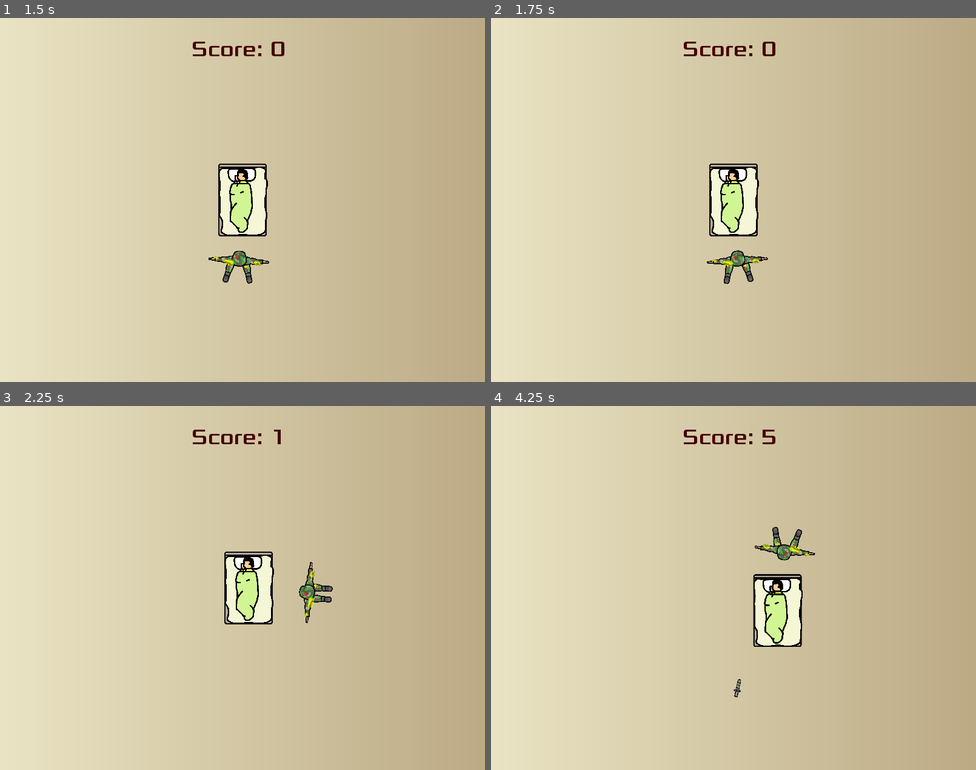
Above: before the commit, frames 1-4 (two rows, left to right).
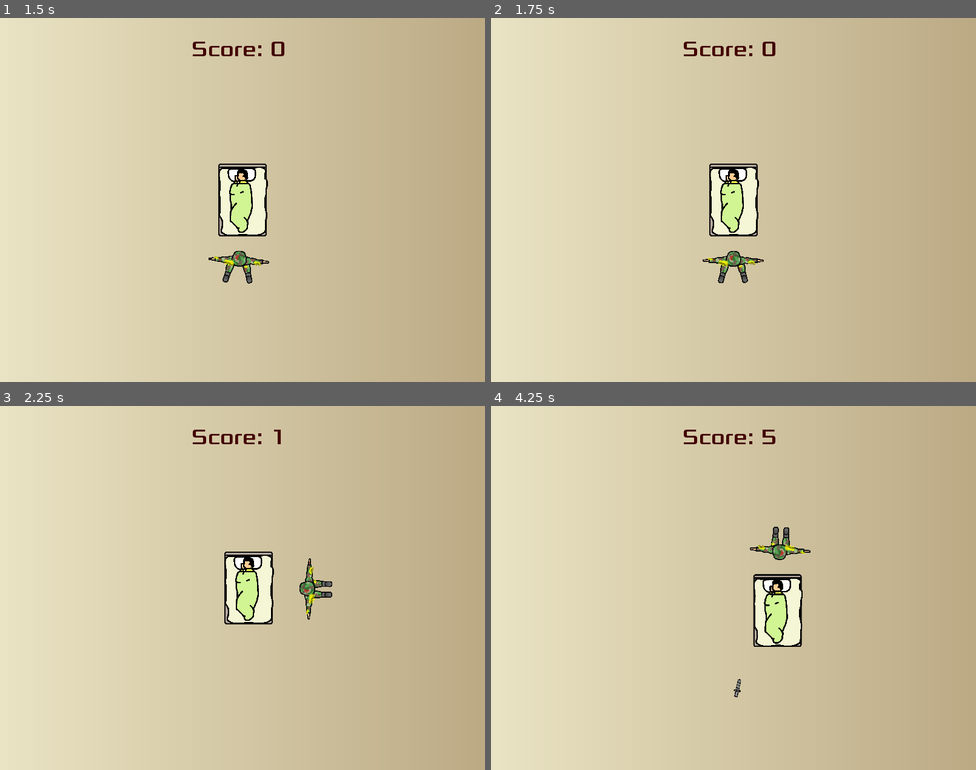
Above: after the commit, the same moments.

Repository: honoriocassiano/the-silent-protector-simulator
Game: Godot game, scene res://Main.tscn
The game is run twice, just before and just after one commit, with the same random seed, the same clock (stepped at 60 frames per second) and the same inputs.
Inputs (mouse positions are in pixels of both pictures, inside the frame that each line leads up to):
- Up to frame 1 (1.5 s): click "Start" at 0.5 s; click "Start" at 1.25 s
- Up to frame 2 (1.75 s): no input
- Up to frame 3 (2.25 s): move the mouse to (349, 569) at 2.02 s; hold Right (move_right) from 2.03 s (still down)
- Up to frame 4 (4.25 s): move the mouse to (636, 606) at 2.77 s; release Right (move_right) at 2.78 s; hold Down (move_down) 2.78-3.53 s; move the mouse to (782, 507) at 3.52 s; hold Right (move_right) from 3.53 s (still down)

Frame 1 is identical in both runs. In frame 2, 0.5% of the frame differs, in the area x 43-58%, y 63-74%; in frame 3, 0.5%; in frame 4, 0.5%.

Commit message:
Fix flickering soldier bug
Close #34.

Diff:
--- a/Soldier.gd
+++ b/Soldier.gd
@@ -40,33 +40,34 @@
 		var cosine = (mousePosition.x - bed_position.x) / distance
 		var sine = (mousePosition.y - bed_position.y) / distance
 
-		var target_x = cosine * radius + bed_position.x
-		var target_y = sine * radius + bed_position.y
+		var target_position = Vector2(cosine * radius + bed_position.x,
+									  sine * radius + bed_position.y)
+		var target_angle_to_bed = atan2(target_position.y - bed_position.y,
+										target_position.x - bed_position.x)
 
-		# move if and only if mouse is sufficiently further away
-		if position.distance_to(Vector2(target_x, target_y)) >= 1:
-			# calculate if soldier should move clockwise or counterclockwise
-			var orientation = (bed_position.y - position.y) * (target_x - bed_position.x) \
-					- (target_y - bed_position.y) * (bed_position.x - position.x)
+		# determine length of step
+		var step = min(abs(angle_to_bed - target_angle_to_bed), speed * delta)
 
-			if orientation > 0:  # if clockwise
-				angle_to_bed += speed * delta
-			else:  # if counterclockwise or colinear
-				angle_to_bed -= speed * delta
+		# add distance travelled
+		distance_travelled_with_current_frame += step
 
-			var new_vector = Vector2(cos(angle_to_bed), sin(angle_to_bed)) * radius
+		# determine if soldier should move clockwise or counterclockwise
+		var orientation = (bed_position.y - position.y) * (target_position.x - bed_position.x) \
+				- (target_position.y - bed_position.y) * (bed_position.x - position.x)
 
-			# determine whether to play the animation
-			distance_travelled_with_current_frame += speed * delta
+		step = step if orientation > 0 else -step
 
-			if distance_travelled_with_current_frame > 0.25:
-				current_frame = (current_frame + 1) % 2
-				distance_travelled_with_current_frame = 0
+		var new_angle = angle_to_bed + step
 
-				$AnimatedSprite.set_frame(current_frame)
+		# perform the movement
+		position = bed_position + Vector2(cos(new_angle), sin(new_angle)) * radius
 
-			# perform the movement
-			position = bed_position + new_vector
+		# determine whether to play next animation
+		if distance_travelled_with_current_frame > 0.25:
+			current_frame = (current_frame + 1) % 2
+			distance_travelled_with_current_frame = 0
+
+			$AnimatedSprite.set_frame(current_frame)
 
 		# always face towards bed
 		rotation = -atan2(position.x - bed_position.x, position.y - bed_position.y)
